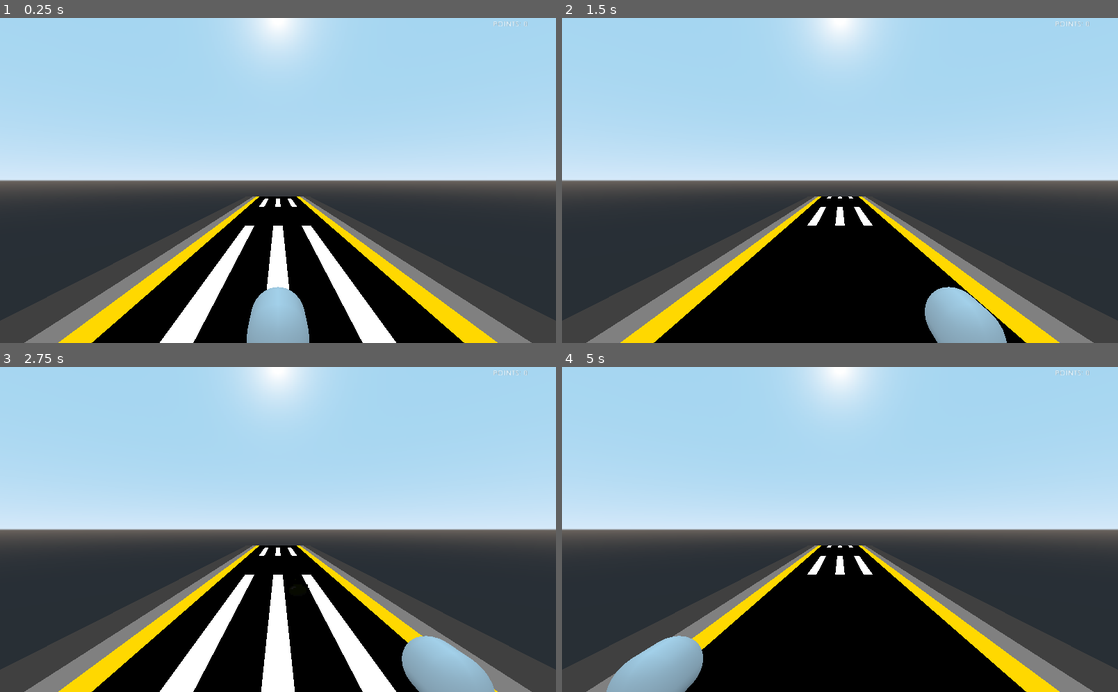
Above: before the commit, frames 1-4 (two rows, left to right).
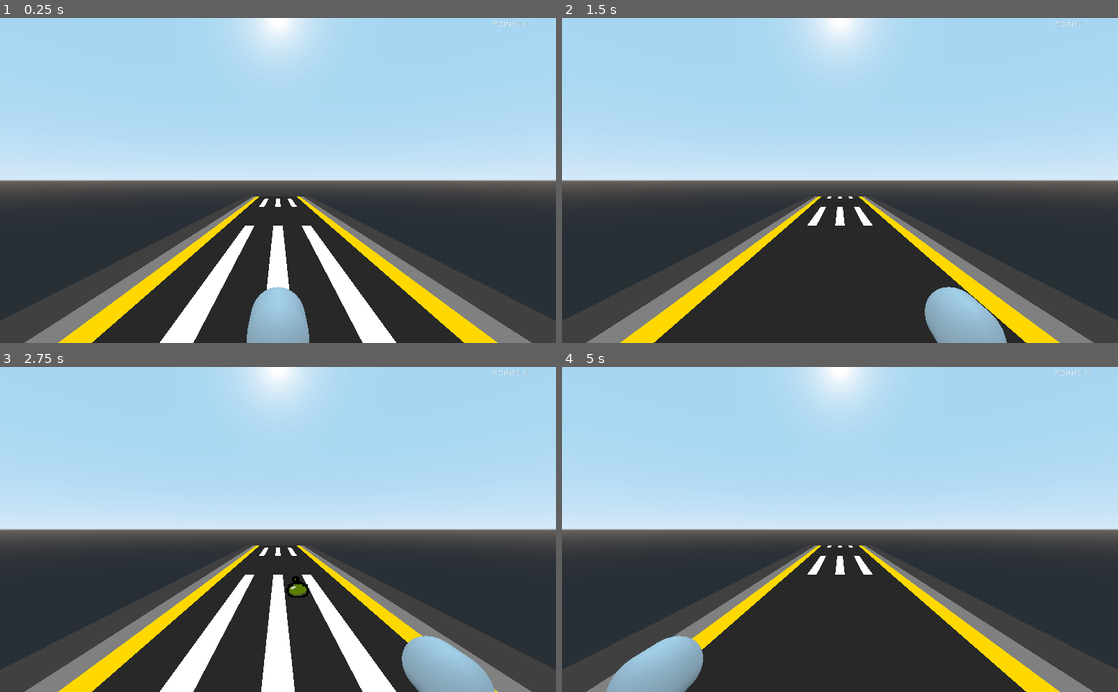
Above: after the commit, the same moments.

Repository: ClarkThyLord/Speed-Trash
Game: Godot game, scene res://src/game/game.tscn
The game is run twice, just before and just after one commit, with the same random seed, the same clock (stepped at 60 frames per second) and the same inputs.
Inputs:
- Up to frame 1 (0.25 s): no input
- Up to frame 2 (1.5 s): hold Right (ui_right) 0.53-1.28 s; hold Left (ui_left) from 1.28 s (still down)
- Up to frame 3 (2.75 s): release Left (ui_left) at 2.03 s; hold Right (ui_right) from 2.03 s (still down)
- Up to frame 4 (5 s): release Right (ui_right) at 3.53 s; hold Left (ui_left) from 3.53 s (still down)

The runs differ from the first frame. In frame 1, 12% of the frame differs, in the area x 16-84%, y 54-100%; in frame 2, 15%; in frame 3, 11%; in frame 4, 16%, in the area x 22-84%, y 54-100%.

Commit message:
fixups and map objects are now "random"
Clark was here :V

Diff:
--- a/src/map/map.gd
+++ b/src/map/map.gd
@@ -42,6 +42,7 @@
 func _process(delta : float):
 	if map_objects.get_child_count() < map_objects_max and _spawn_time >= map_objects_spawn:
 		var map_object = _map_objects[randi() % _map_objects.size()].instance()
+		map_object.random()
 		map_object.translation = _spawn_points[randi() % _spawn_points.size()]
 		map_objects.add_child(map_object)
 
@@ -50,6 +51,7 @@
 	for map_object in map_objects.get_children():
 		map_object.translation += Vector3(0, 0, 30 * map_object.speed * delta)
 		if map_object.translation.z > 0:
+			map_object.random()
 			map_object.translation = _spawn_points[randi() % _spawn_points.size()]
 
 	_spawn_time += delta
--- a/src/map/objects/map_object.gd
+++ b/src/map/objects/map_object.gd
@@ -3,6 +3,8 @@
 # Abstract class for all map objects
 
 
+
+## Exported Variables
 export var speed := 1.0
 
 export var pointage := 0.0
@@ -18,11 +20,14 @@
 
 
 ## Public Methods
-func _player_entered(player) -> void: pass
+func random() -> void: pass
+
+
+func player_entered(player) -> void: pass
 
 
 
 ## Private Methods
 func _on_body_entered(body) -> void:
 	if body is KinematicBody and body.is_in_group("players"):
-		_player_entered(body)
+		player_entered(body)
--- a/src/map/objects/trash/trash.gd
+++ b/src/map/objects/trash/trash.gd
@@ -51,4 +51,9 @@
 			return
 	trash_type = value
 
-	texture.modulate = color
+	if is_instance_valid(texture):
+		texture.modulate = color
+
+
+func random() -> void:
+	set_trash_type(randi() % TrashTypes.size())
Binary file changed: assets/map/road.png
